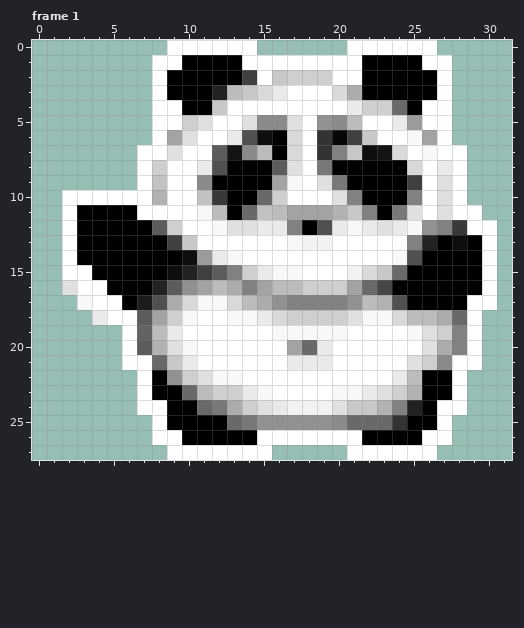
Edited in one commit: animated GIF sprite (gifs/hover.gif). The picture above is the old version.
The file is 32x28 pixels. Colours within 5 levels of each other are drawn and written as one. Shown: frame 1. The commit also changed other frames, which this record leaves out.
The result:
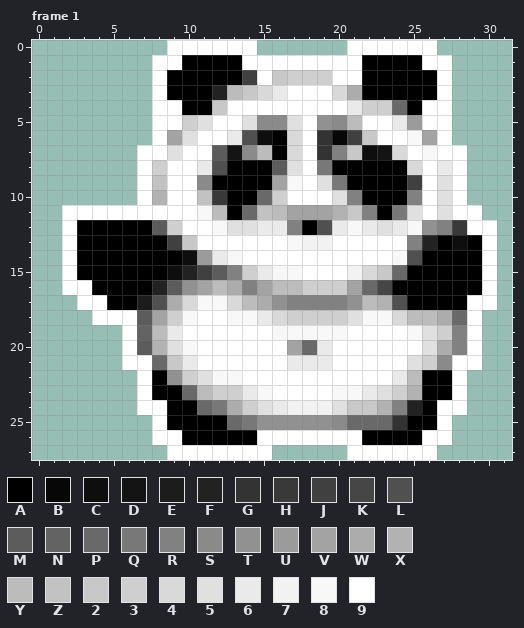
Palette (. is transparent): A #000000  B #070707  C #0e0e0e  D #141414  E #1c1c1c  F #222222  G #333333  H #393939  J #404040  K #464646  L #505050  M #5c5c5c  N #636363  P #696969  Q #787878  R #818181  S #8a8a8a  T #919191  U #9b9b9b  V #a3a3a3  W #acacac  X #b2b2b2  Y #bcbcbc  Z #c2c2c2  2 #c8c8c8  3 #cfcfcf  4 #d9d9d9  5 #e0e0e0  6 #eaeaea  7 #f2f2f2  8 #f8f8f8  9 #ffffff
The exact change:
Frame 1:
y 10: x 2..6 99999 -> .....
y 11: x 3..6 AAAA -> 9999
y 15: x 3 9 -> A
y 16: x 2 5 -> 9; x 4 9 -> A
y 17: x 3 8 -> 9; x 5 9 -> A
y 18: x 4 6 -> 9
